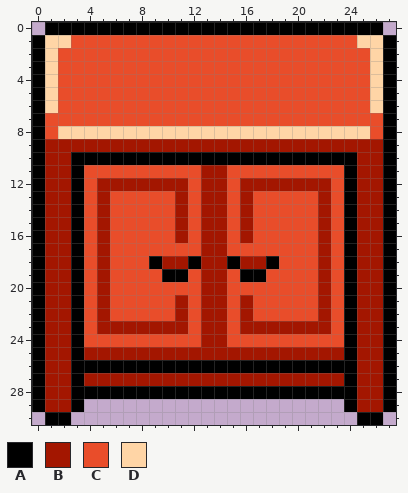
File history of a pixel-art sprite, assets/sprites/wardrobe.png. The picture above was drawn from the file before the commit.
The file is 28x31 pixels.
Palette (. is transparent): A #000000  B #a31600  C #e94d2a  D #ffd5a6
Pixels before, first column x 0:
 0 .AAAAAAAAAAAAAAAAAAAAAAAAAA.
 1 ADDCCCCCCCCCCCCCCCCCCCCCCDDA
 2 ADCCCCCCCCCCCCCCCCCCCCCCCCDA
 3 ADCCCCCCCCCCCCCCCCCCCCCCCCDA
 4 ADCCCCCCCCCCCCCCCCCCCCCCCCDA
 5 ADCCCCCCCCCCCCCCCCCCCCCCCCDA
 6 ADCCCCCCCCCCCCCCCCCCCCCCCCDA
 7 ACCCCCCCCCCCCCCCCCCCCCCCCCCA
 8 ACDDDDDDDDDDDDDDDDDDDDDDDDCA
 9 ABBBBBBBBBBBBBBBBBBBBBBBBBBA
10 ABBAAAAAAAAAAAAAAAAAAAAAABBA
11 ABBACCCCCCCCCBBCCCCCCCCCABBA
12 ABBACBBBBBBBCBBCBBBBBBBCABBA
13 ABBACBCCCCCBCBBCBCCCCCBCABBA
14 ABBACBCCCCCBCBBCBCCCCCBCABBA
15 ABBACBCCCCCBCBBCBCCCCCBCABBA
16 ABBACBCCCCCBCBBCBCCCCCBCABBA
17 ABBACBCCCCCCCBBCCCCCCCBCABBA
18 ABBACBCCCABBABBABBACCCBCABBA
19 ABBACBCCCCAACBBCAACCCCBCABBA
20 ABBACBCCCCCCCBBCCCCCCCBCABBA
21 ABBACBCCCCCBCBBCBCCCCCBCABBA
22 ABBACBCCCCCBCBBCBCCCCCBCABBA
23 ABBACBBBBBBBCBBCBBBBBBBCABBA
24 ABBACCCCCCCCCBBCCCCCCCCCABBA
25 ABBABBBBBBBBBBBBBBBBBBBBABBA
26 ABBAAAAAAAAAAAAAAAAAAAAAABBA
27 ABBABBBBBBBBBBBBBBBBBBBBABBA
28 ABBAAAAAAAAAAAAAAAAAAAAAABBA
29 ABBA....................ABBA
30 .AA......................AA.
And afterwards:
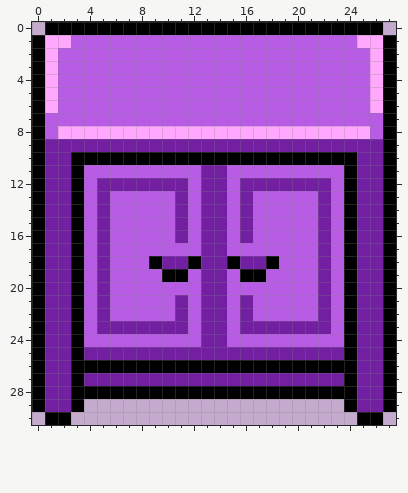
Changes in this commit:
colour B: #a31600 -> #7220a1
colour C: #e94d2a -> #b85ce6
colour D: #ffd5a6 -> #ffa8fe
Where, in picture pixels (left, top, right, bottom), the same in both pictures:
changed: (45, 35, 383, 412)
